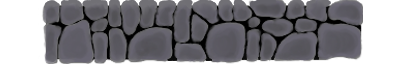
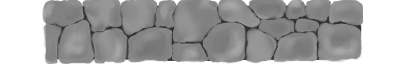
The second 400 × 64 image is a revision of the first. Changes to its layers:
painted on "Rock tileset" over 42, 0, 363, 64
